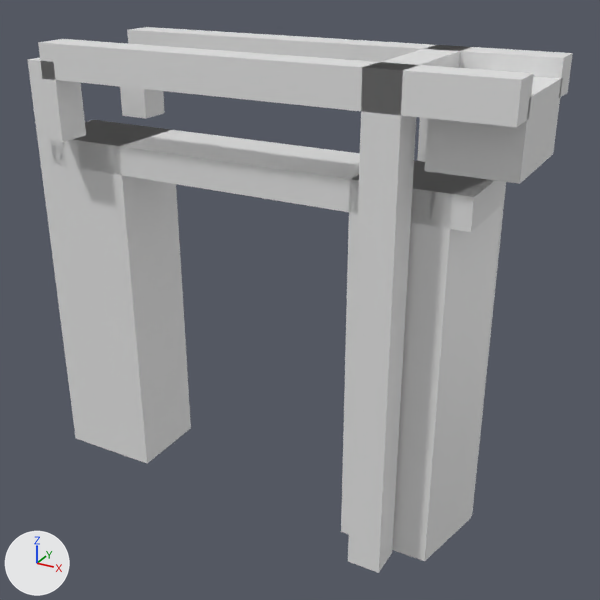
A saved change to the glTF model models/reeuwijk/reeuwijk-brug-277e8437-206/reeuwijk-brug-277e8437-206.glb.
The view is the same before and after, from a 50 mm camera at (11.5, -18.27, 5.37) aimed at (1.3, 0.27, -3.9). Arrows for +X, +Y and +Z are at lower left; the lights stay in place. The first picture is the older version.

The first picture shows 'building:balans', 'building:balans 2', 'building:contragewicht', 'building:hamei', 'building:hamei 2', 'building:hangstang', 'building:hangstang 2', 'building:portaal', 'road:dek', 'road:landhoofd (aangenomen)', 'road:landhoofd (aangenomen) 2'.
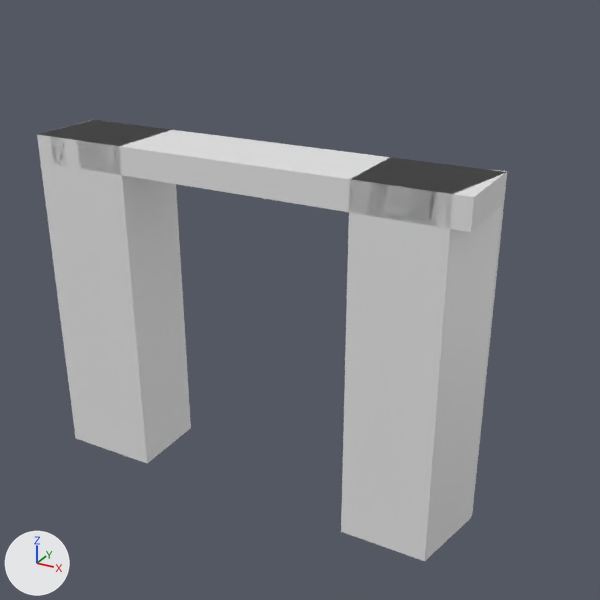
The change in detail:
Object 'building:hamei' (ob_building_hamei) is deleted.
Object 'building:hamei 2' (ob_building_hamei_2) is deleted.
Object 'building:portaal' (ob_building_portaal) is deleted.
Object 'building:balans' (ob_building_balans) is deleted.
Object 'building:hangstang' (ob_building_hangstang) is deleted.
Object 'building:balans 2' (ob_building_balans_2) is deleted.
Object 'building:hangstang 2' (ob_building_hangstang_2) is deleted.
Object 'building:contragewicht' (ob_building_contragewicht) is deleted.

Where the change shows, as pixel boxes (x1, y1, x2, y2) in the pictures (600 x 600 px):
'building:hamei 2', deleted
    before: (348, 62, 416, 573)
'building:balans 2', deleted
    before: (38, 39, 534, 127)
'building:balans', deleted
    before: (127, 27, 573, 98)
'building:contragewicht', deleted
    before: (424, 76, 562, 184)
'building:hangstang 2', deleted
    before: (27, 58, 86, 142)
'building:hangstang', deleted
    before: (120, 43, 165, 119)
'building:portaal', deleted
    before: (376, 47, 462, 68)
'building:hamei', deleted
    before: (417, 45, 470, 162)
